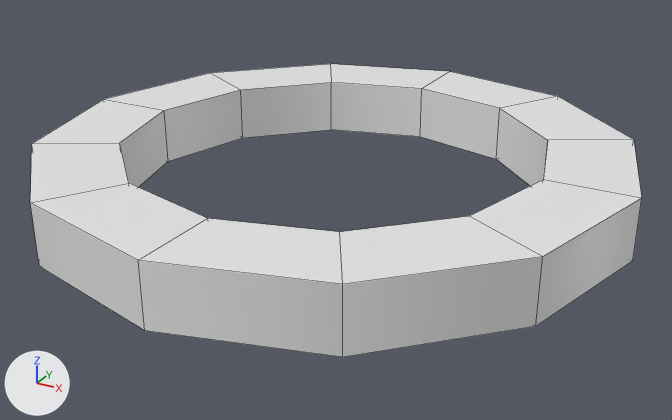
The FBX model Objects/Mesh/obj_generic_barrel_segment_on.fbx as it was, and as the next commit left it.
Before and after are seen from a 50 mm camera at (0.0708, -0.1283, 0.0568) aimed at (0.0015, -0.0023, -0.0062). Arrows for +X, +Y and +Z are at lower left; the lights stay in place. Mesh edges are drawn as thin lines. Materials are left out; every surface is plain grey. Where no turn or scale is listed for an object, it has been applied to the vertices.

Objects in the first picture: 'obj_generic_barrel_segment_on'.
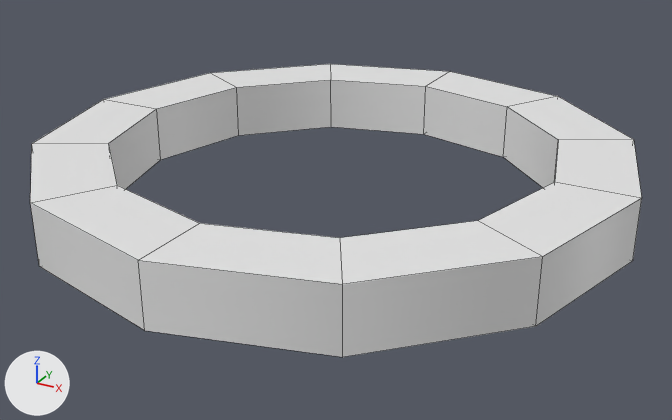
Boxes (x1, y1, x2, y2) around the edits, measured in the pictures (672 x 420 px; the box of a moved part takes in the faces that stretch with it):
part 1 of me_obj_generic_barrel_segment_on, moved or reshaped: (105, 64, 579, 284) in both

The change, as a diff of the scene's bpy script:
```diff
--- a/Objects/Mesh/obj_generic_barrel_segment_on.fbx.py
+++ b/Objects/Mesh/obj_generic_barrel_segment_on.fbx.py
@@ me_obj_generic_barrel_segment_on @@
 me_obj_generic_barrel_segment_on.from_pydata(...)  # 48 vertices, 48 faces; spans x -0.05..0.05, y -0.05..0.05, z -0.005..0.005
 # used by ob_obj_generic_barrel_segment_on; location = (0.0, 0.0, 0.0)
+# me_obj_generic_barrel_segment_on part 1: all 24 vertices in x -0.0355..0.0355, y -0.0355..0.0355, z -0.005..0.005 are scaled about their middle by (1.05, 1.05, 1)
```
